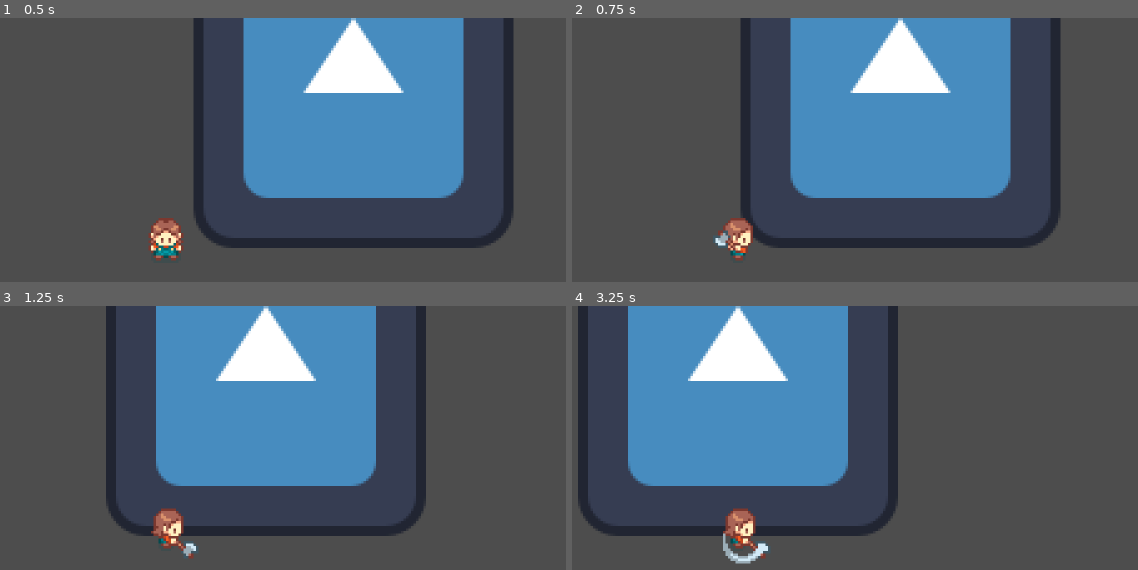
Above: before the commit, frames 1-4 (two rows, left to right).
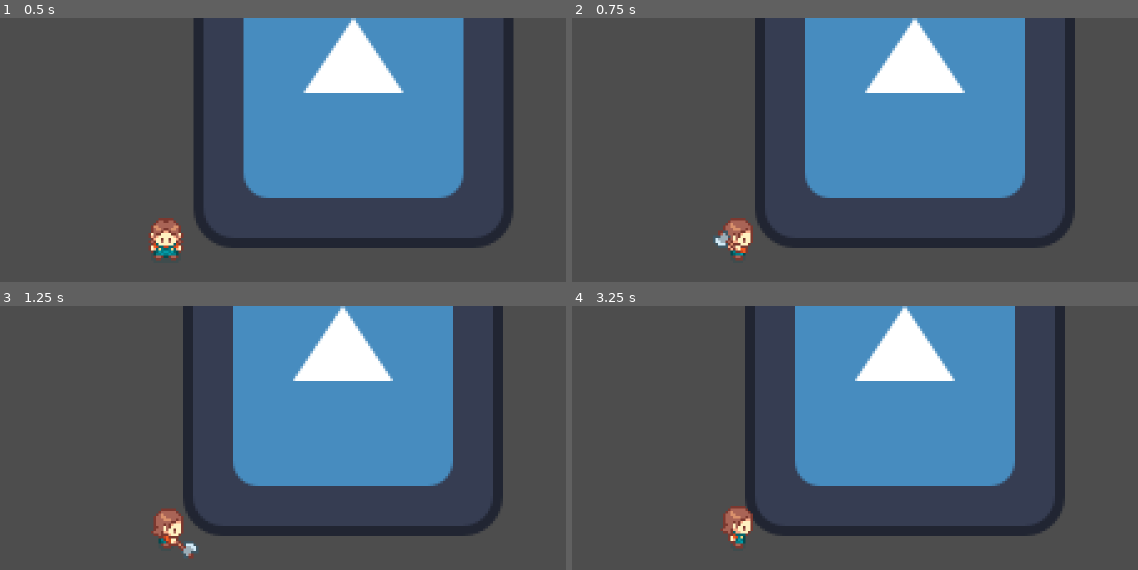
Above: after the commit, the same moments.

Repository: jkaczor6/GodotValley
Game: Godot game, scene res://scenes/levels/level.tscn
Two runs of this game, one before a commit and one after it. Both use one fixed random seed, a clock stepped at 60 frames per second and the inputs below. The engine's default icon, where the game draws it, is replaced by a stand-in: a white triangle on a blue panel in a dark square.
Inputs:
- Up to frame 1 (0.5 s): no input
- Up to frame 2 (0.75 s): hold D (right) from 0.53 s (still down); tap Space (action) at 0.6 s
- Up to frame 3 (1.25 s): keep holding D (right)
- Up to frame 4 (3.25 s): release D (right) at 1.28 s; hold Q (tool_backward) 1.28-2.03 s; tap Space (action) at 1.35, 2.1, 2.85 s; hold D (right) 2.03-2.78 s; hold C (seed_forward) from 2.78 s (still down)

Frame 1 is identical in both runs. In frame 2, 11% of the frame differs, in the area x 29-89%, y 0-88%; in frame 3, 28%; in frame 4, 47%, in the area x 1-88%, y 0-98%.

Commit message:
added ability to switch tools and seeds

Diff:
--- a/scenes/characters/player.gd
+++ b/scenes/characters/player.gd
@@ -2,15 +2,27 @@
 
 var direction: Vector2
 var speed := 50
+var can_move : bool = true
 @onready var move_state_machine = $Animation/AnimationTree.get("parameters/MoveStateMachine/playback")
+@onready var tool_state_machine = $Animation/AnimationTree.get("parameters/ToolStateMachine/playback")
+var current_tool: Enum.Tool = Enum.Tool.AXE
+var current_seed: Enum.Seed = Enum.Seed.TOMATO
 
 func _physics_process(_delta: float) -> void:
-	get_basic_input()
-	move()
-	animate()
+	if can_move:
+		get_basic_input()
+		move()
+		animate()
 
 func get_basic_input():
+	if Input.is_action_just_pressed("tool_forward") or Input.is_action_just_pressed("tool_backward"):
+		var dir = Input.get_axis("tool_backward", "tool_forward")
+		current_tool = posmod(current_tool + int(dir), Enum.Tool.size()) as Enum.Tool
+	if Input.is_action_just_pressed("seed_forward"):
+		current_seed = posmod(current_seed + 1, Enum.Seed.size()) as Enum.Seed
+
 	if Input.is_action_just_pressed("action"):
+		tool_state_machine.travel(Data.TOOL_STATE_ANIMATIONS[current_tool])
 		$Animation/AnimationTree.set("parameters/ToolOneShot/request", AnimationNodeOneShot.ONE_SHOT_REQUEST_FIRE)
 
 func move():
@@ -32,3 +44,14 @@
 
 func tool_use_emit():
 	print('tool')
+
+
+
+
+
+func _on_animation_tree_animation_started(anim_name: StringName) -> void:
+	can_move = false
+
+
+func _on_animation_tree_animation_finished(anim_name: StringName) -> void:
+		can_move = true
--- a/scenes/characters/player.tscn
+++ b/scenes/characters/player.tscn
@@ -1470,7 +1470,7 @@
 graph_offset = Vector2(55, -57)
 
 [sub_resource type="AnimationNodeBlendTree" id="AnimationNodeBlendTree_inhyd"]
-graph_offset = Vector2(-84.17737, -340.55948)
+graph_offset = Vector2(-326.17737, -206.55948)
 nodes/output/position = Vector2(900, -80)
 nodes/ToolStateMachine/node = SubResource("AnimationNodeStateMachine_w5sjy")
 nodes/ToolStateMachine/position = Vector2(300, 60)
@@ -1518,3 +1518,6 @@
 
 [node name="Camera2D" type="Camera2D" parent="." unique_id=708422854]
 zoom = Vector2(4, 4)
+
+[connection signal="animation_finished" from="Animation/AnimationTree" to="." method="_on_animation_tree_animation_finished"]
+[connection signal="animation_started" from="Animation/AnimationTree" to="." method="_on_animation_tree_animation_started"]
